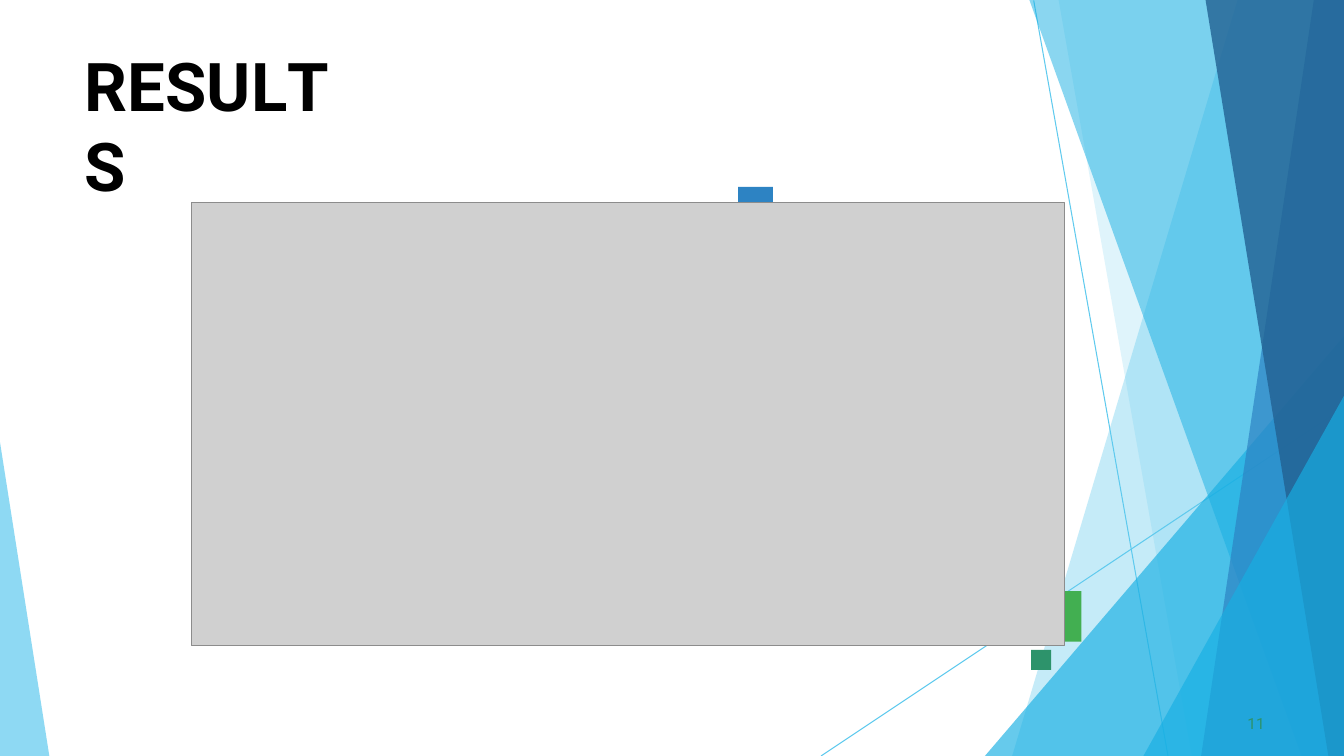
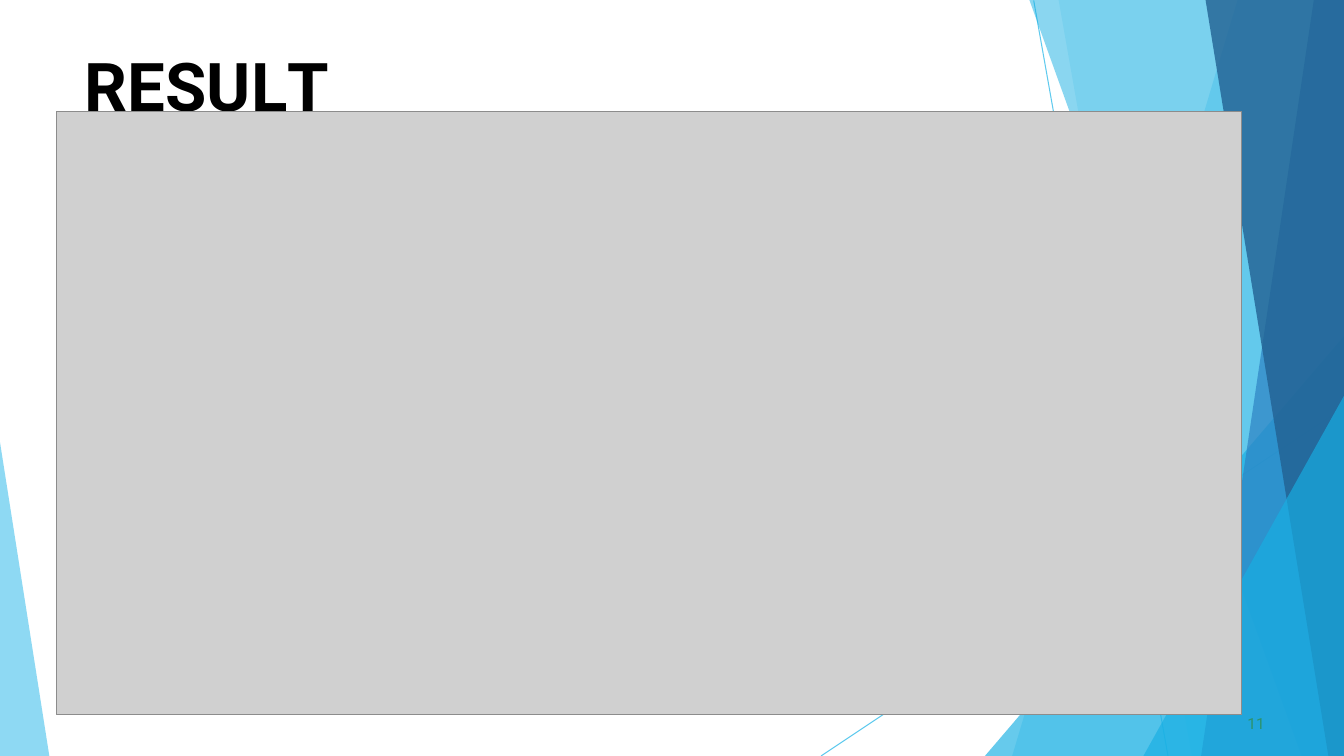
Before and after one commit to Shammmmmmmm/TNSDC-DATA-ANALYTICS, a slide deck: slide 11 of Employee_Data_Analysis_2.pptx. Drawn at 1344x756 pixels with LibreOffice and Linux fonts; fonts in the diff are those of the drawing; grey boxes stand for pictures; background and template pictures are left out. Boxes give left, top, right and bottom in pixels: in the first picture for what was removed or moved away, otherwise in the second. Text is boxed around its words. In the diff, an @@ line names an element or a change of style, - is before the commit and + after.

```diff
--- a/Employee_Data_Analysis_2.pptx
+++ b/Employee_Data_Analysis_2.pptx
@@ picture: place and size @@
-picture at bbox=[192, 203, 1065, 646]
+picture at bbox=[56, 112, 1242, 715]
@@ freeform shape removed at bbox=[738, 187, 772, 222] @@
@@ freeform shape removed at bbox=[1031, 591, 1082, 641] @@
@@ freeform shape removed at bbox=[1031, 650, 1052, 670] @@
```
Also in this commit, not shown: 10 other slides changed.
